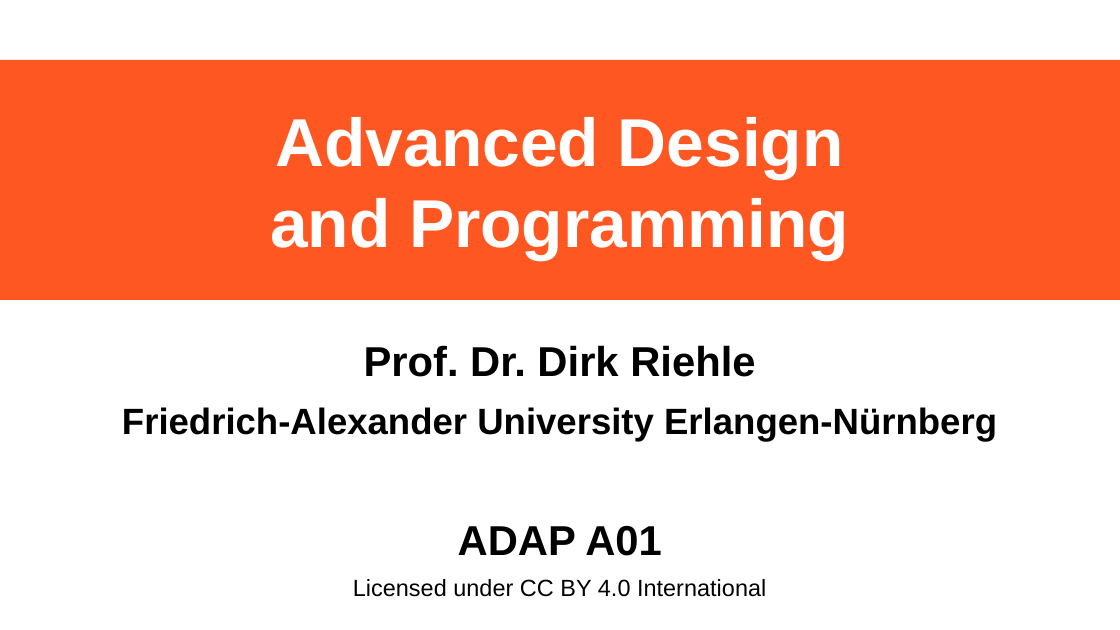
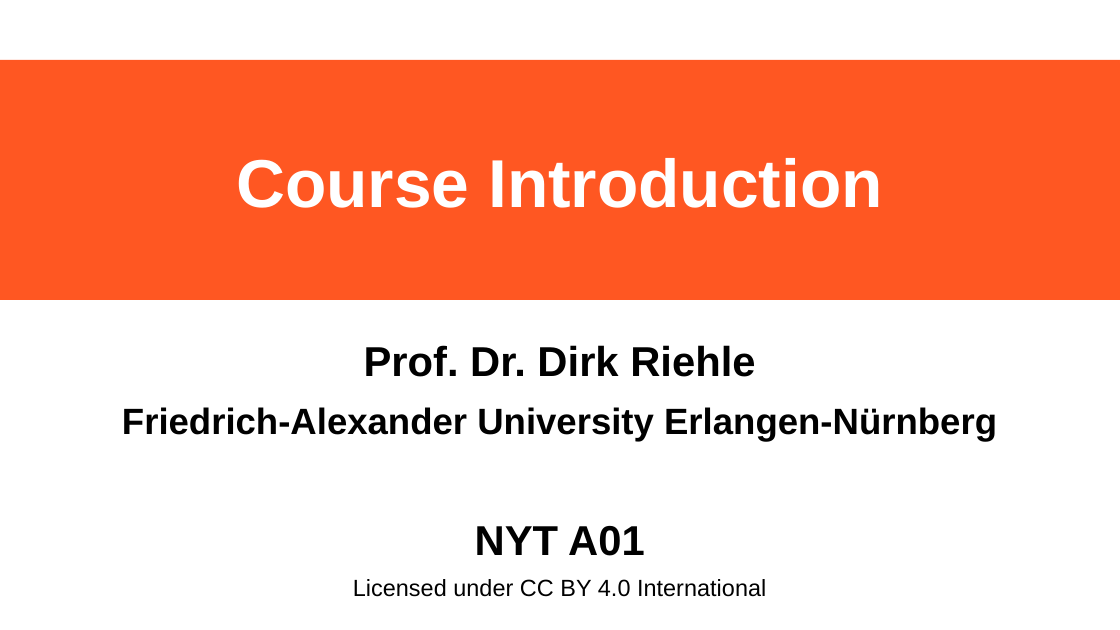
Before and after one commit to dirkriehle/adap-course, a slide deck: slide 1 of Lecture Slides/ADAP A01 - Course Introduction.odp. Drawn at 1120x630 pixels with LibreOffice and Linux fonts; fonts in the diff are those of the drawing. Boxes give left, top, right and bottom in pixels: in the first picture for what was removed or moved away, otherwise in the second. Text is boxed around its words. In the diff, an @@ line names an element or a change of style, - is before the commit and + after.

```diff
--- a/Lecture Slides/ADAP A01 - Course Introduction.odp
+++ b/Lecture Slides/ADAP A01 - Course Introduction.odp
@@ title at [236, 158, 882, 208]: text changed @@
-Advanced Design
-and Programming
+Course Introduction
@@ subtitle at [475, 526, 645, 556]: text changed @@
-ADAP A01
+NYT A01
```
Also in this commit, not shown: 18 other slides changed, 2 slides added, 1 slide removed, 24 other files.
